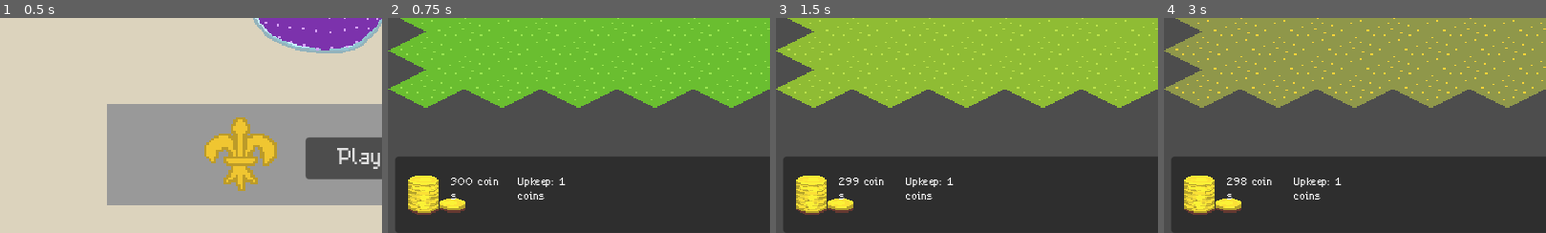
Above: before the commit, frames 1-4 (left to right).
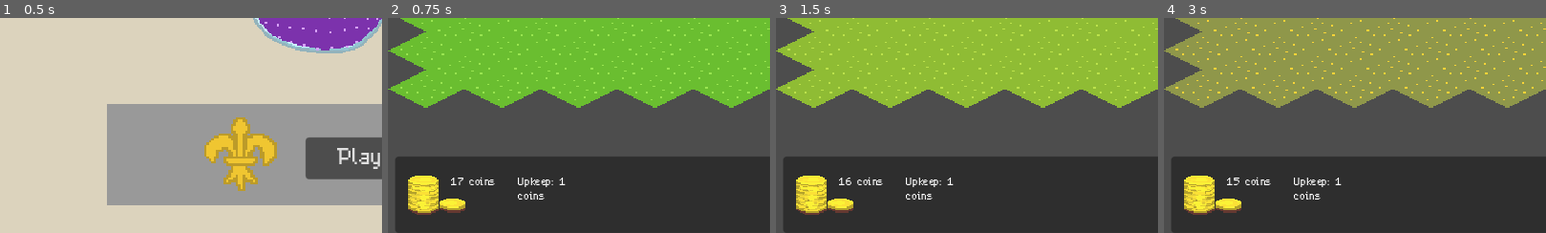
Above: after the commit, the same moments.

Repository: RoxT/ChampangeGGJ2025
Game: Godot game, scene res://TitleScreen.tscn
Two runs of this game, one before a commit and one after it. Both use one fixed random seed, a clock stepped at 60 frames per second and the inputs below.
Inputs:
- Up to frame 1 (0.5 s): no input
- Up to frame 2 (0.75 s): click "Play!" at 0.5 s
- Up to frame 3 (1.5 s): click "Next Season" at 1.25 s
- Up to frame 4 (3 s): click "Next Season" at 2 s; click "Next Season" at 2.75 s
The pictures show only the part of the screen within x 0-50%, y 50-100%; the shares and areas given below are measured in that part.

Frame 1 is identical in both runs. In frame 2, 0.3% of the frame differs, in the area x 16-29%, y 73-85%; in frame 3, 0.3%; in frame 4, 0.3%.

Commit message:
itch release

Diff:
--- a/Champange/Champagne.gd
+++ b/Champange/Champagne.gd
@@ -22,8 +22,7 @@
 	start()
 
 func start():
-	#money = 17
-	money = 300
+	money = 17
 	season = 0
 	year = 1
 	up_keep = 1
Not shown, changed: .gitignore
Not shown, changed: index.html
Not shown, changed: index.js
Not shown, changed: index.pck
Not shown, changed: index.wasm
